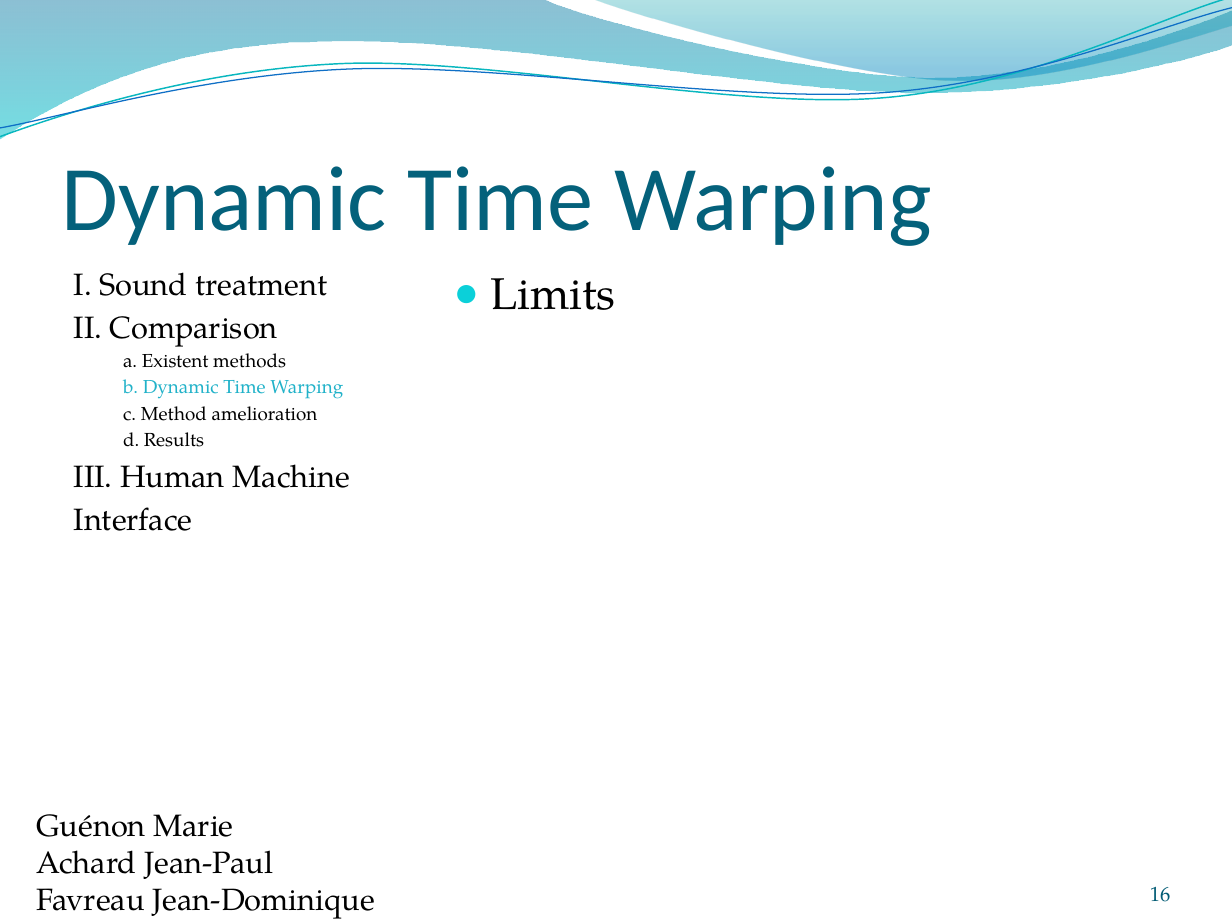
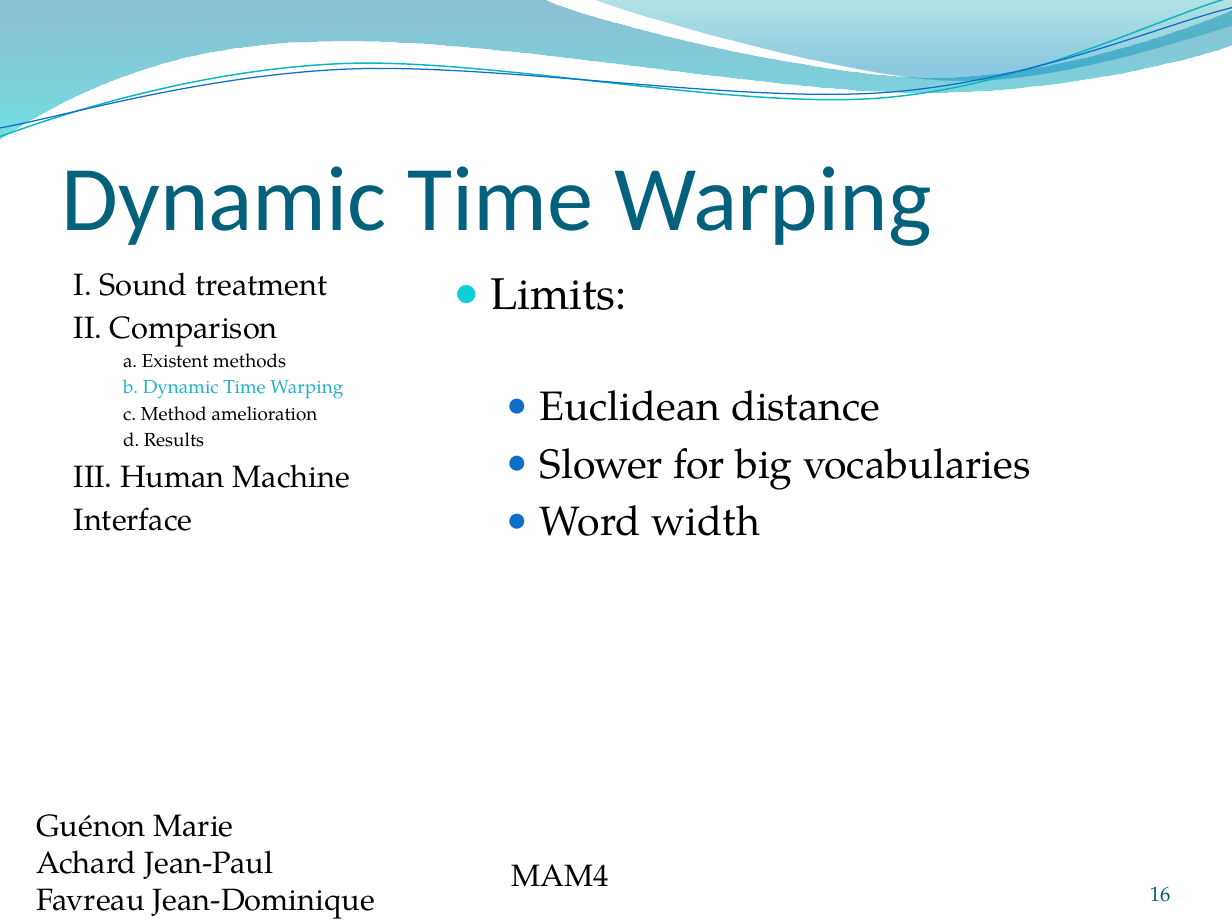
Before and after one commit to jeando/projetS7, a slide deck: slide 16 of annexes/Word_recognition.pptx. Drawn at 1232x924 pixels with LibreOffice and Linux fonts; fonts in the diff are those of the drawing; background and template pictures are left out. Boxes give left, top, right and bottom in pixels: in the first picture for what was removed or moved away, otherwise in the second. Text is boxed around its words. In the diff, an @@ line names an element or a change of style, - is before the commit and + after.

```diff
--- a/annexes/Word_recognition.pptx
+++ b/annexes/Word_recognition.pptx
@@ text at [490, 278, 1031, 536]: text changed; size 26 to 24 pt @@
-● Limits
+● Limits:
+  ● Euclidean distance
+  ● Slower for big vocabularies
+  ● Word width
@@ text added at [512, 864, 610, 887], 18 pt, text #000000 @@
+MAM4
```
Also in this commit, not shown: 18 other slides changed, 5 slides added, 3 other files.
